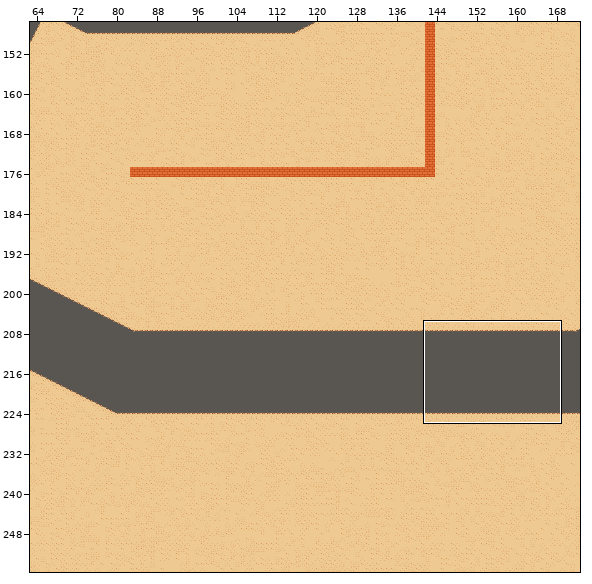
Two versions of a level (Tiled map, assets/desert.tmx). Above, an overview of the earlier version with the close-up marked.
Close-up. First the earlier version:
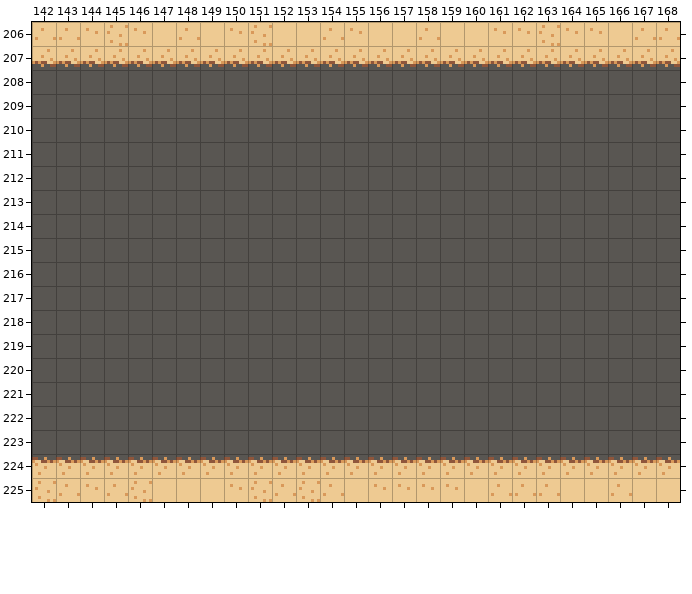
Cells are 8x8 px. Shown: x 142..168, y 206..225. The commit also changed other parts of the map, which this record leaves out.
The result:
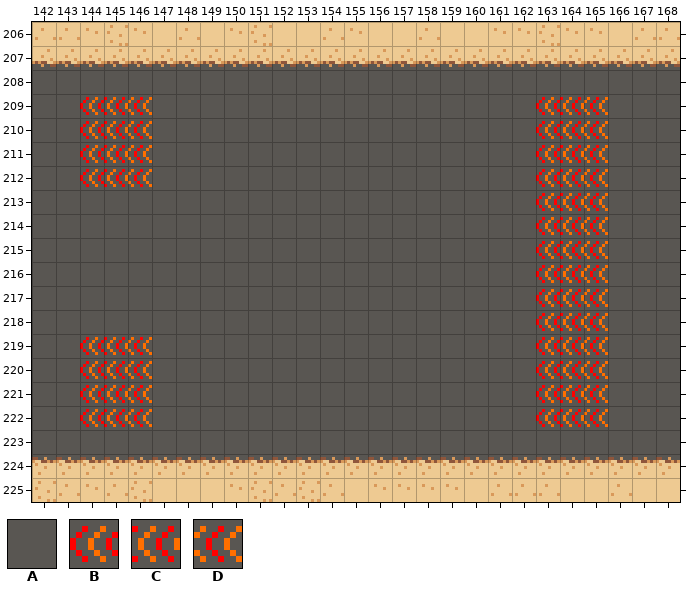
Key: from "track": A 1, B 13 turned 270, C 29 turned 270, D 45 turned 270.
_ is an empty cell.
The author wrote: Slightly experimental boosts on the desert track Sometimes throws you off the track entirely...
The edit:
{"where": "layer \"track\""}
{"y":209,"x":144,"old":"AAA","new":"BCD"}
{"y":209,"x":163,"old":"AAA","new":"BCD"}
{"y":210,"x":144,"old":"AAA","new":"BCD"}
{"y":210,"x":163,"old":"AAA","new":"BCD"}
{"y":211,"x":144,"old":"AAA","new":"BCD"}
{"y":211,"x":163,"old":"AAA","new":"BCD"}
{"y":212,"x":144,"old":"AAA","new":"BCD"}
{"y":212,"x":163,"old":"AAA","new":"BCD"}
{"y":213,"x":163,"old":"AAA","new":"BCD"}
{"y":214,"x":163,"old":"AAA","new":"BCD"}
{"y":215,"x":163,"old":"AAA","new":"BCD"}
{"y":216,"x":163,"old":"AAA","new":"BCD"}
{"y":217,"x":163,"old":"AAA","new":"BCD"}
{"y":218,"x":163,"old":"AAA","new":"BCD"}
{"y":219,"x":144,"old":"AAA","new":"BCD"}
{"y":219,"x":163,"old":"AAA","new":"BCD"}
{"y":220,"x":144,"old":"AAA","new":"BCD"}
{"y":220,"x":163,"old":"AAA","new":"BCD"}
{"y":221,"x":144,"old":"AAA","new":"BCD"}
{"y":221,"x":163,"old":"AAA","new":"BCD"}
{"y":222,"x":144,"old":"AAA","new":"BCD"}
{"y":222,"x":163,"old":"AAA","new":"BCD"}
{"label":"changed","picture_box":[80,97,152,187]}
{"label":"changed","picture_box":[536,97,608,427]}
{"label":"changed","picture_box":[80,337,152,427]}
